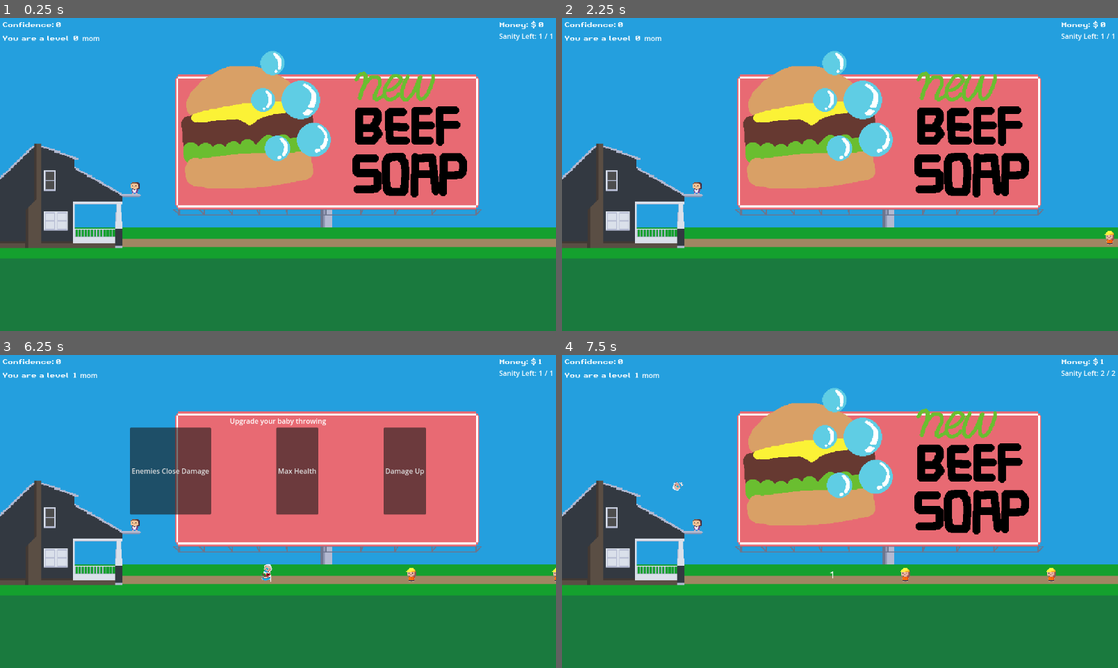
Above: before the commit, frames 1-4 (two rows, left to right).
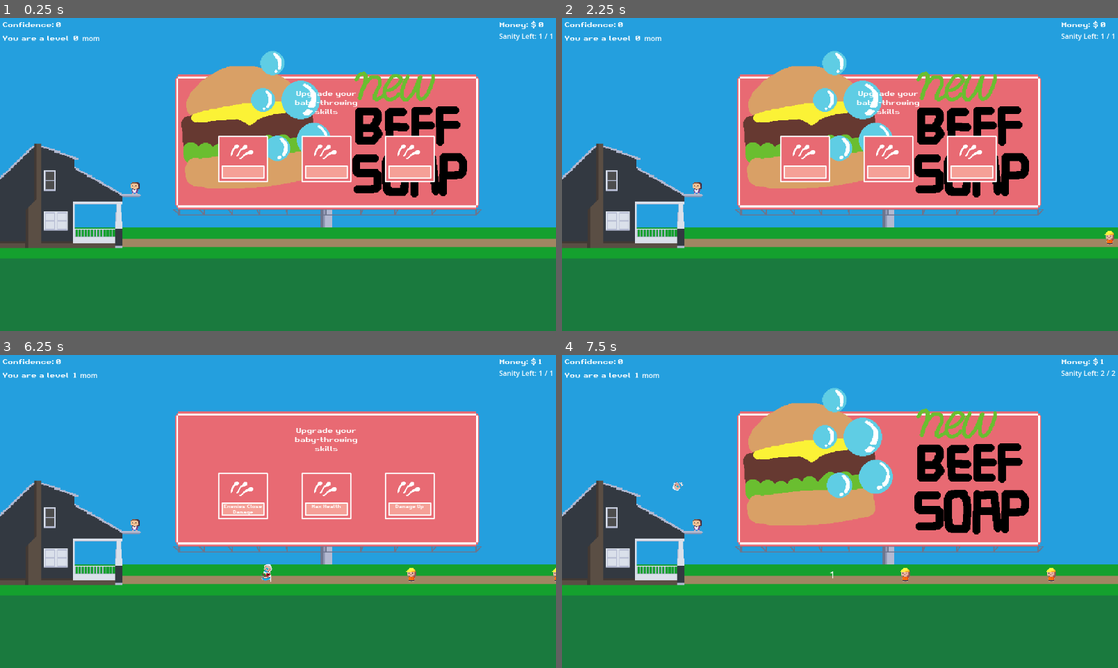
Above: after the commit, the same moments.

Repository: HypotheticalWhale/BabyThrowingSim
Game: Godot game, scene res://Scenes/Main.tscn
The game is run twice, just before and just after one commit, with the same random seed, the same clock (stepped at 60 frames per second) and the same inputs.
Inputs (mouse positions are in pixels of both pictures, inside the frame that each line leads up to):
- Up to frame 1 (0.25 s): no input
- Up to frame 2 (2.25 s): click (578, 221) at 0.5 s; click (578, 221) at 1.25 s; click (578, 221) at 2 s
- Up to frame 3 (6.25 s): move the mouse to (400, 495) at 2.77 s; hold Space (shoot) 2.78-3.53 s; move the mouse to (166, 527) at 3.52 s; tap Space (shoot) at 3.6, 5.1 s; move the mouse to (333, 442) at 4.27 s; hold Space (shoot) 4.28-5.03 s; move the mouse to (250, 574) at 5.02 s; move the mouse to (444, 558) at 5.77 s; hold Space (shoot) from 5.78 s (still down)
- Up to frame 4 (7.5 s): release Space (shoot) at 6.5 s; click "Max Health" (after the commit: "[center]Max Health[/center]") at 6.5 s; move the mouse to (673, 464) at 7.27 s; tap Space (shoot) at 7.35 s

The runs differ from the first frame. In frame 1, 3.4% of the frame differs, in the area x 39-79%, y 23-53%; in frame 2, 3.4%; in frame 3, 9.7%, in the area x 23-79%, y 20-53%; in frame 4, nothing differs.

Commit message:
nice billboard buttons bro

Diff:
--- a/Enemy/RegularDad/RegularDad.tscn
+++ b/Enemy/RegularDad/RegularDad.tscn
@@ -6,6 +6,21 @@
 [sub_resource type="CircleShape2D" id="CircleShape2D_17r2i"]
 
 [sub_resource type="CircleShape2D" id="CircleShape2D_2qyol"]
+
+[sub_resource type="Animation" id="Animation_ile5x"]
+length = 0.001
+tracks/0/type = "value"
+tracks/0/imported = false
+tracks/0/enabled = true
+tracks/0/path = NodePath("Sprite2D:frame")
+tracks/0/interp = 1
+tracks/0/loop_wrap = true
+tracks/0/keys = {
+"times": PackedFloat32Array(0),
+"transitions": PackedFloat32Array(1),
+"update": 1,
+"values": [1]
+}
 
 [sub_resource type="Animation" id="Animation_enjoa"]
 resource_name = "walk_left"
@@ -22,21 +37,6 @@
 "transitions": PackedFloat32Array(1, 1),
 "update": 1,
 "values": [0, 1]
-}
-
-[sub_resource type="Animation" id="Animation_ile5x"]
-length = 0.001
-tracks/0/type = "value"
-tracks/0/imported = false
-tracks/0/enabled = true
-tracks/0/path = NodePath("Sprite2D:frame")
-tracks/0/interp = 1
-tracks/0/loop_wrap = true
-tracks/0/keys = {
-"times": PackedFloat32Array(0),
-"transitions": PackedFloat32Array(1),
-"update": 1,
-"values": [1]
 }
 
 [sub_resource type="AnimationLibrary" id="AnimationLibrary_tsnpi"]
--- a/UI/Button.gd
+++ b/UI/Button.gd
@@ -1,4 +1,4 @@
-extends Button
+extends TextureButton
 var current_skill
 
 # Called when the node enters the scene tree for the first time.
@@ -12,4 +12,4 @@
 	for i in range(words.size()):
 		words[i] = words[i].capitalize()
 	var capitalized_skill = " ".join(words)
-	text = capitalized_skill
+	$RichTextLabel.text = "[center]" + str(capitalized_skill) + "[/center]"
--- a/UI/LevelUpOptions.tscn
+++ b/UI/LevelUpOptions.tscn
@@ -1,54 +1,134 @@
-[gd_scene load_steps=5 format=3 uid="uid://gni7cn8wa1ws"]
+[gd_scene load_steps=10 format=3 uid="uid://gni7cn8wa1ws"]
 
 [ext_resource type="Script" path="res://UI/LevelUpOptions.gd" id="1_hnxw3"]
 [ext_resource type="Script" path="res://UI/Button.gd" id="2_hqkld"]
+[ext_resource type="Theme" uid="uid://b2bivy30xsq24" path="res://assets/PixelTheme.tres" id="2_qap56"]
 [ext_resource type="Script" path="res://UI/SecondButton.gd" id="3_shk3t"]
+[ext_resource type="Texture2D" uid="uid://c3a5rb57jvkrl" path="res://assets/UpgradesButtonNormal.png" id="3_wll8i"]
 [ext_resource type="Script" path="res://UI/ThirdButton.gd" id="4_8oauw"]
+[ext_resource type="Texture2D" uid="uid://dajxh02mihts4" path="res://assets/UpgradesButtonPressed.png" id="4_jif5v"]
+[ext_resource type="Texture2D" uid="uid://b3fiajblgvew4" path="res://assets/UpgradesButtonHover.png" id="5_uody4"]
+[ext_resource type="Texture2D" uid="uid://cs5mwmw7h0nlo" path="res://assets/MultiIcon.png" id="7_jax7h"]
 
 [node name="LevelUpOptions" type="CanvasLayer"]
 process_mode = 2
-visible = false
 script = ExtResource("1_hnxw3")
 
 [node name="VBoxContainer" type="VBoxContainer" parent="."]
+custom_minimum_size = Vector2(500, 200)
 anchors_preset = 14
 anchor_top = 0.5
 anchor_right = 1.0
 anchor_bottom = 0.5
-offset_top = -220.0
-offset_bottom = 7.0
+offset_left = 153.0
+offset_top = -185.0
+offset_right = 69.0
+offset_bottom = 15.0
 grow_horizontal = 2
 grow_vertical = 2
 size_flags_vertical = 4
+theme_override_constants/separation = 32
 
-[node name="MarginContainer" type="MarginContainer" parent="VBoxContainer"]
+[node name="TitleCenterContainer" type="CenterContainer" parent="VBoxContainer"]
 layout_mode = 2
+size_flags_vertical = 3
 
-[node name="Label" type="Label" parent="VBoxContainer/MarginContainer"]
+[node name="TitleLabel" type="RichTextLabel" parent="VBoxContainer/TitleCenterContainer"]
+custom_minimum_size = Vector2(180, 64)
 layout_mode = 2
-text = "Upgrade your baby throwing"
-horizontal_alignment = 1
-vertical_alignment = 1
+theme = ExtResource("2_qap56")
+bbcode_enabled = true
+text = "[center]Upgrade your baby-throwing skills[/center]"
 
 [node name="HBoxContainer" type="HBoxContainer" parent="VBoxContainer"]
-custom_minimum_size = Vector2(2.08165e-12, 200)
+custom_minimum_size = Vector2(0, 128)
 layout_mode = 2
 size_flags_horizontal = 4
 size_flags_vertical = 4
-theme_override_constants/separation = 150
+theme_override_constants/separation = 64
 alignment = 1
 
-[node name="FirstButton" type="Button" parent="VBoxContainer/HBoxContainer"]
+[node name="FirstButton" type="TextureButton" parent="VBoxContainer/HBoxContainer"]
 layout_mode = 2
+theme = ExtResource("2_qap56")
+texture_normal = ExtResource("3_wll8i")
+texture_pressed = ExtResource("4_jif5v")
+texture_hover = ExtResource("5_uody4")
 script = ExtResource("2_hqkld")
 
-[node name="SecondButton" type="Button" parent="VBoxContainer/HBoxContainer"]
+[node name="RichTextLabel" type="RichTextLabel" parent="VBoxContainer/HBoxContainer/FirstButton"]
+layout_mode = 0
+offset_left = 18.0
+offset_top = 83.0
+offset_right = 111.0
+offset_bottom = 109.0
+mouse_filter = 1
+theme = ExtResource("2_qap56")
+theme_override_font_sizes/normal_font_size = 10
+bbcode_enabled = true
+scroll_active = false
+
+[node name="UpgradeIcon" type="TextureRect" parent="VBoxContainer/HBoxContainer/FirstButton"]
+layout_mode = 0
+offset_left = 31.0
+offset_top = 16.0
+offset_right = 95.0
+offset_bottom = 80.0
+texture = ExtResource("7_jax7h")
+
+[node name="SecondButton" type="TextureButton" parent="VBoxContainer/HBoxContainer"]
 layout_mode = 2
+theme = ExtResource("2_qap56")
+texture_normal = ExtResource("3_wll8i")
+texture_pressed = ExtResource("4_jif5v")
+texture_hover = ExtResource("5_uody4")
 script = ExtResource("3_shk3t")
 
-[node name="ThirdButton" type="Button" parent="VBoxContainer/HBoxContainer"]
+[node name="RichTextLabel" type="RichTextLabel" parent="VBoxContainer/HBoxContainer/SecondButton"]
+offset_left = 18.0
+offset_top = 83.0
+offset_right = 111.0
+offset_bottom = 109.0
+mouse_filter = 1
+theme = ExtResource("2_qap56")
+theme_override_font_sizes/normal_font_size = 10
+bbcode_enabled = true
+scroll_active = false
+
+[node name="UpgradeIcon" type="TextureRect" parent="VBoxContainer/HBoxContainer/SecondButton"]
+layout_mode = 0
+offset_left = 31.0
+offset_top = 16.0
+offset_right = 95.0
+offset_bottom = 80.0
+texture = ExtResource("7_jax7h")
+
+[node name="ThirdButton" type="TextureButton" parent="VBoxContainer/HBoxContainer"]
 layout_mode = 2
+theme = ExtResource("2_qap56")
+texture_normal = ExtResource("3_wll8i")
+texture_pressed = ExtResource("4_jif5v")
+texture_hover = ExtResource("5_uody4")
 script = ExtResource("4_8oauw")
+
+[node name="RichTextLabel" type="RichTextLabel" parent="VBoxContainer/HBoxContainer/ThirdButton"]
+offset_left = 18.0
+offset_top = 83.0
+offset_right = 111.0
+offset_bottom = 109.0
+mouse_filter = 1
+theme = ExtResource("2_qap56")
+theme_override_font_sizes/normal_font_size = 10
+bbcode_enabled = true
+scroll_active = false
+
+[node name="UpgradeIcon" type="TextureRect" parent="VBoxContainer/HBoxContainer/ThirdButton"]
+layout_mode = 0
+offset_left = 31.0
+offset_top = 16.0
+offset_right = 95.0
+offset_bottom = 80.0
+texture = ExtResource("7_jax7h")
 
 [connection signal="pressed" from="VBoxContainer/HBoxContainer/FirstButton" to="." method="_on_first_button_pressed"]
 [connection signal="pressed" from="VBoxContainer/HBoxContainer/SecondButton" to="." method="_on_second_button_pressed"]
--- a/UI/SecondButton.gd
+++ b/UI/SecondButton.gd
@@ -1,4 +1,4 @@
-extends Button
+extends TextureButton
 var current_skill
 
 # Called when the node enters the scene tree for the first time.
@@ -12,4 +12,4 @@
 	for i in range(words.size()):
 		words[i] = words[i].capitalize()
 	var capitalized_skill = " ".join(words)
-	text = capitalized_skill
+	$RichTextLabel.text = "[center]" + str(capitalized_skill) + "[/center]"
--- a/UI/ThirdButton.gd
+++ b/UI/ThirdButton.gd
@@ -1,4 +1,4 @@
-extends Button
+extends TextureButton
 var current_skill
 
 # Called when the node enters the scene tree for the first time.
@@ -12,4 +12,4 @@
 	for i in range(words.size()):
 		words[i] = words[i].capitalize()
 	var capitalized_skill = " ".join(words)
-	text = capitalized_skill
+	$RichTextLabel.text = "[center]" + str(capitalized_skill) + "[/center]"
Binary file added: assets/MultiIcon.png
Not shown, added: assets/MultiIcon.png.import
Binary file added: assets/UpgradesButton.png
Not shown, added: assets/UpgradesButton.png.import
Binary file added: assets/UpgradesButtonClicked.png
Not shown, added: assets/UpgradesButtonClicked.png.import
Binary file added: assets/UpgradesButtonHover.png
Not shown, added: assets/UpgradesButtonHover.png.import
Binary file added: assets/UpgradesButtonNormal.png
Not shown, added: assets/UpgradesButtonNormal.png.import
Binary file added: assets/UpgradesButtonPressed.png
Not shown, added: assets/UpgradesButtonPressed.png.import
